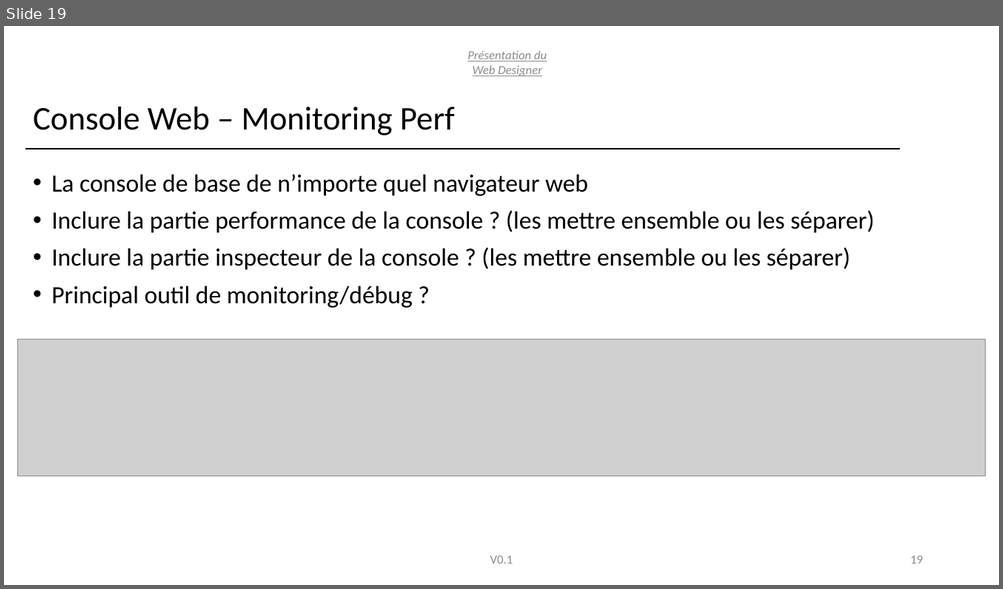
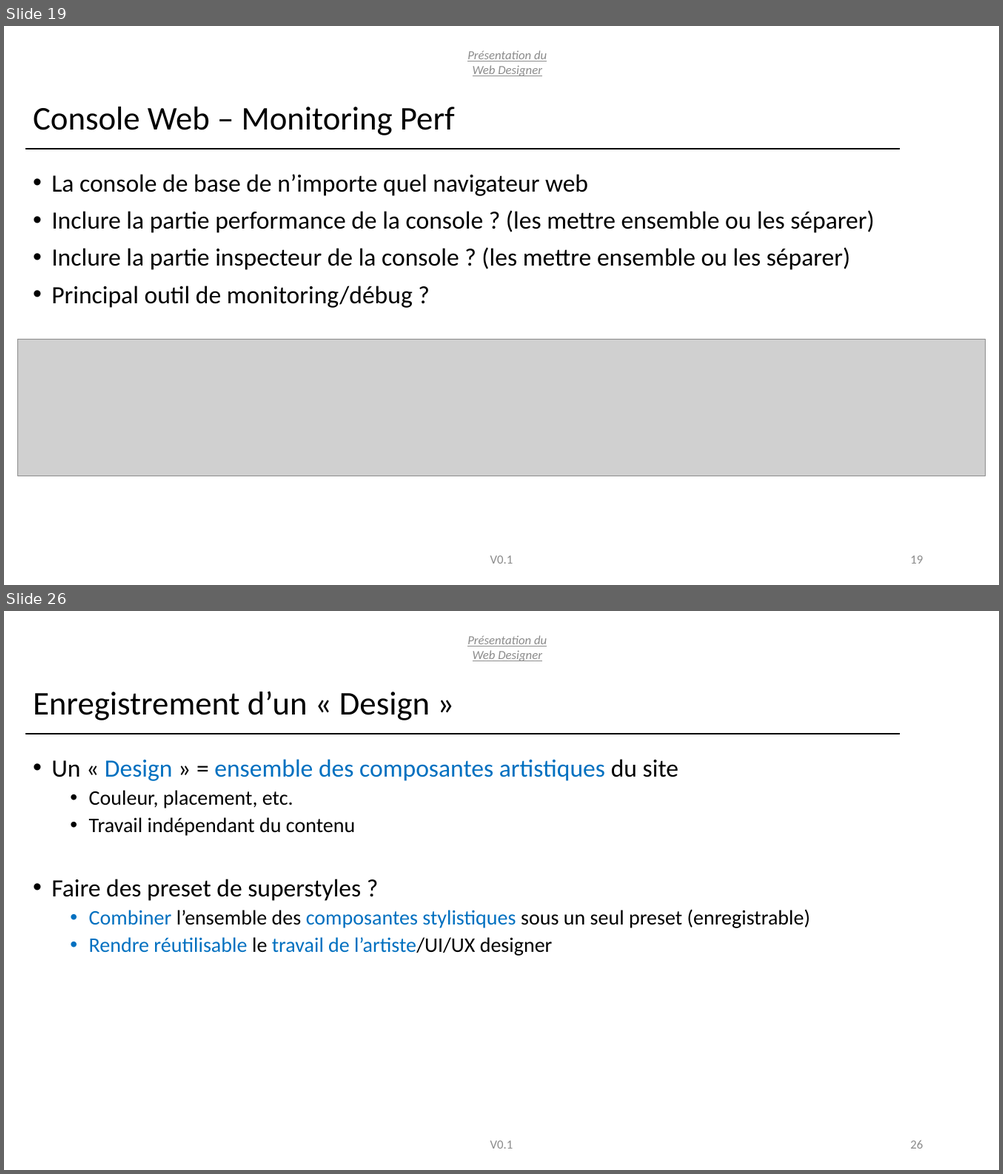
Before and after one commit to T4ouf/Web-Designer, a slide deck: doc/pitch/Presentation-Conception.pptx. Shown one above the other, each under a label of ours: slide 19 before the commit, slides 19 and 26 after it; the slides between them are not shown. The pictures are 1003x589 and 1003x1174 pixels, drawn with LibreOffice and Linux fonts; fonts in the diff are those of the drawing; grey boxes stand for pictures. Boxes give left, top, right and bottom in pixels: in the first picture for what was removed or moved away, otherwise in the second. Text is boxed around its words. In the diff, an @@ line names an element or a change of style, - is before the commit and + after.

```diff
--- a/doc/pitch/Presentation-Conception.pptx
+++ b/doc/pitch/Presentation-Conception.pptx
@@ slide 26 added at bbox=[4, 611, 999, 1170], background #FFFFFF @@
@@ text added at bbox=[467, 635, 546, 661], 12 pt, text #8C8C8C, italic, underline @@
+Présentation du Web Designer
@@ title added at bbox=[33, 691, 430, 721], 32 pt, text #000000 @@
+Enregistrement d’un « Design »
@@ line added from (25, 734) to (899, 734), #000000 1.5 pt @@
@@ text added at bbox=[51, 759, 810, 956], 20 pt, text #000000 @@
+• Un « Design » = ensemble des composantes artistiques du site
+  • Couleur, placement, etc.
+  • Travail indépendant du contenu
+• Faire des preset de superstyles ?
+  • Combiner l’ensemble des composantes stylistiques sous un seul preset (enregistrable)
+  • Rendre réutilisable le travail de l’artiste/UI/UX designer
@@ text added at bbox=[490, 1141, 513, 1149], 12 pt, text #8C8C8C @@
+V0.1
@@ page number added at bbox=[910, 1141, 922, 1149], 12 pt, text #8C8C8C @@
+26
```
Also in this commit, not shown: 7 other slides added, 2 other files.
